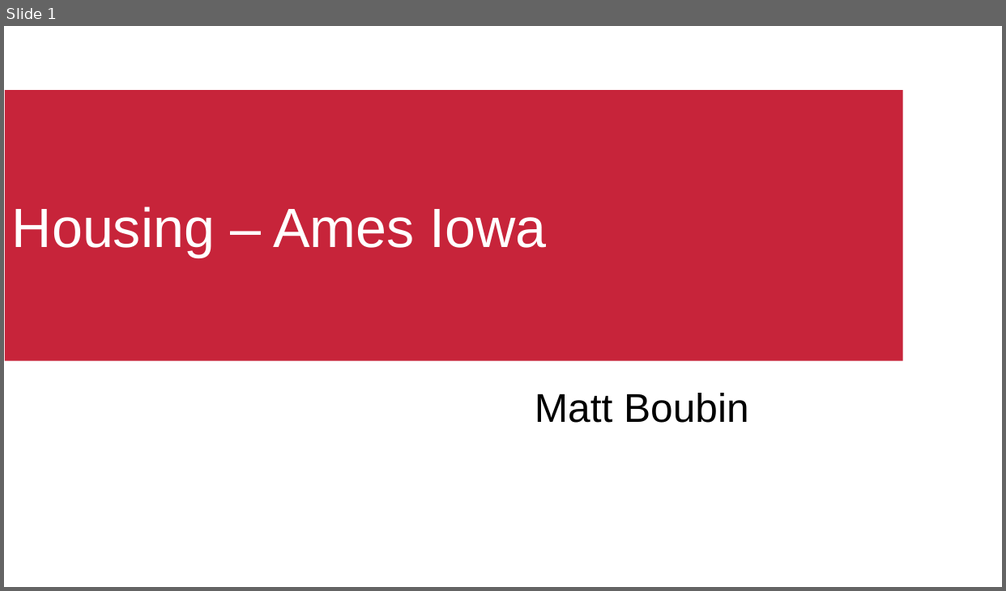
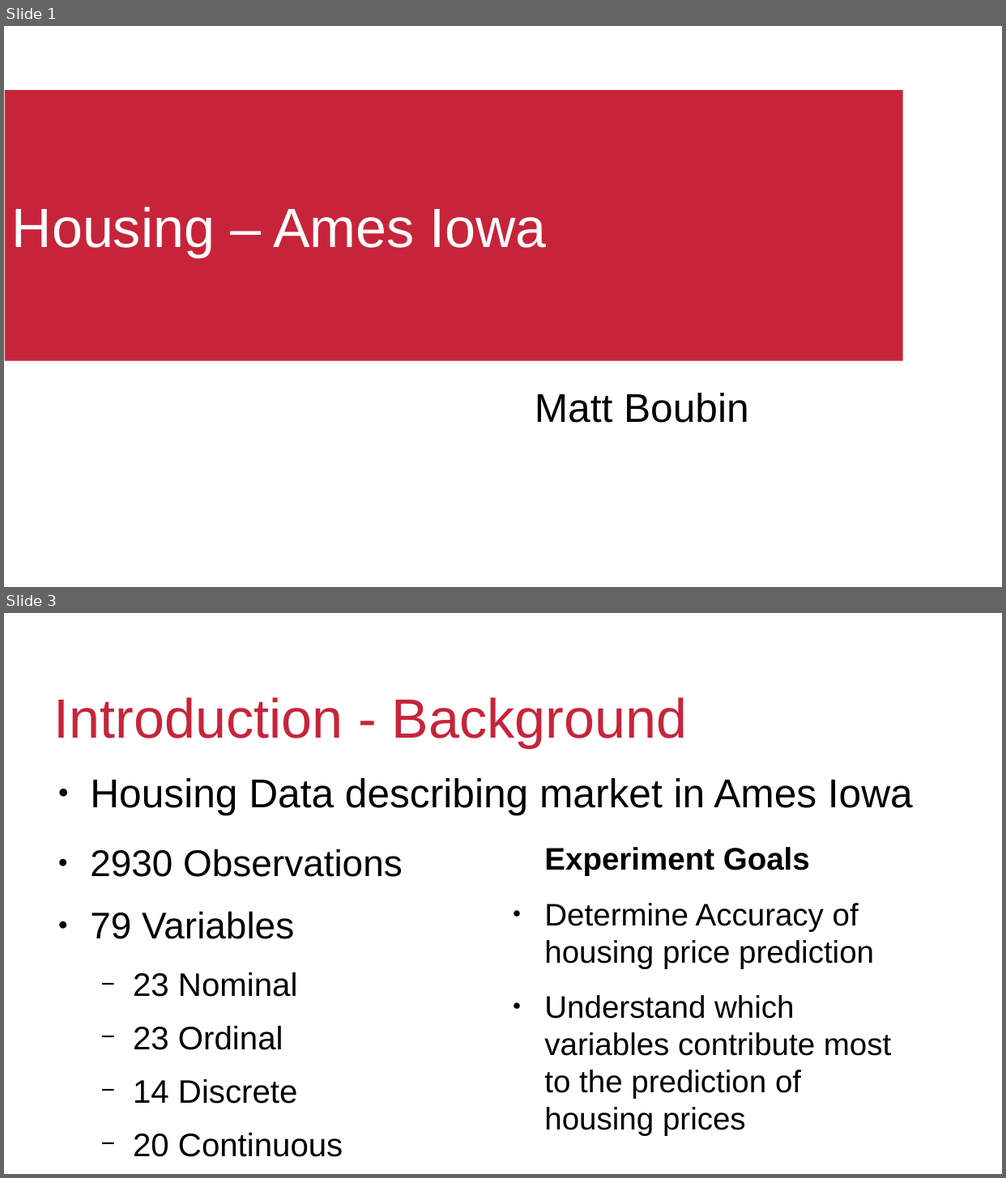
Before and after one commit to boubinmj/housing, a slide deck: AmesIowa.odp. Shown one above the other, each under a label of ours: slide 1 before the commit, slides 1 and 3 after it; the slides between them are not shown. The pictures are 1006x591 and 1006x1178 pixels, drawn with LibreOffice and Linux fonts; fonts in the diff are those of the drawing; background and template pictures are left out. Boxes give left, top, right and bottom in pixels: in the first picture for what was removed or moved away, otherwise in the second. Text is boxed around its words. In the diff, an @@ line names an element or a change of style, - is before the commit and + after.

```diff
--- a/AmesIowa.odp
+++ b/AmesIowa.odp
@@ slide 3 added at (x1=4, y1=613, x2=1002, y2=1174), background #FFFFFF @@
@@ title added at (x1=54, y1=697, x2=687, y2=747), 44 pt, text #C7243A @@
+Introduction - Background
@@ text added at (x1=90, y1=778, x2=913, y2=815), 32 pt, text #000000 @@
+● Housing Data describing market in Ames Iowa
@@ text added at (x1=90, y1=849, x2=403, y2=1157), 25.9 pt, text #000000 @@
+● 2930 Observations
+● 79 Variables
+  − 23 Nominal
+  − 23 Ordinal
+  − 14 Discrete
+  − 20 Continuous
@@ text added at (x1=544, y1=847, x2=891, y2=1136), 24.8 pt, text #000000 @@
+Experiment Goals
+● Determine Accuracy of housing price prediction
+● Understand which variables contribute most to the prediction of housing prices
@@ text added at (x1=175, y1=1151, x2=268, y2=1157), 14 pt, text #FFFFFF @@
+<date/time>
@@ text added at (x1=423, y1=1148, x2=739, y2=1174), 14 pt, text #FFFFFF @@
+<footer>
@@ page number added at (x1=763, y1=1148, x2=995, y2=1174), 14 pt, text #FFFFFF @@
+3
```
Also in this commit, not shown: 2 slides changed, 4 other slides added, 3 other files.
